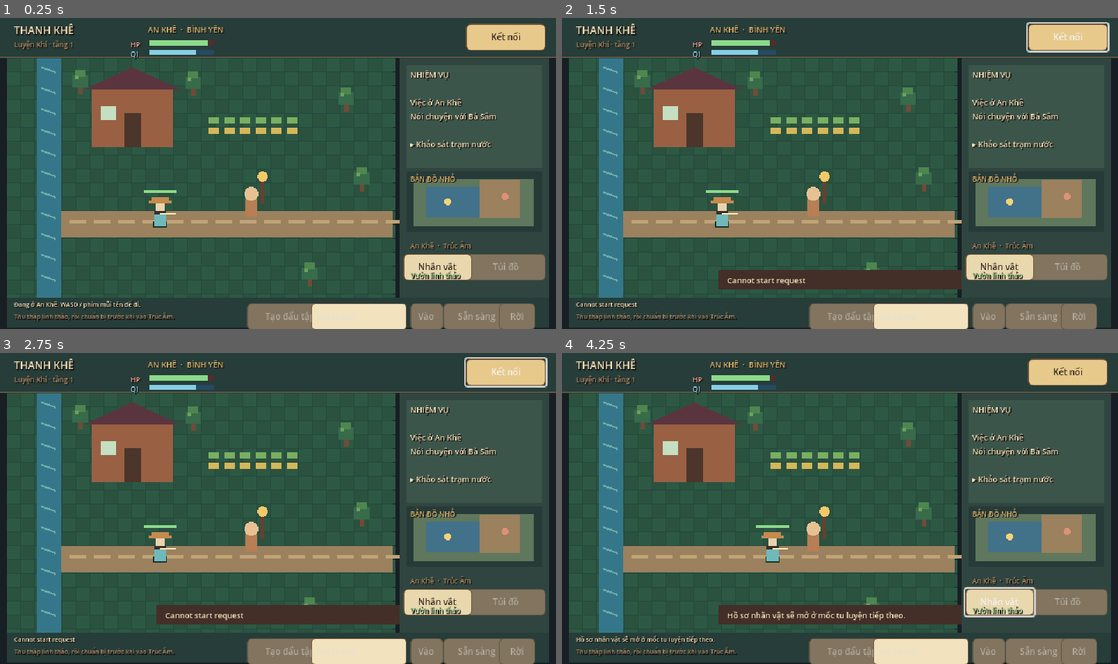
Above: before the commit, frames 1-4 (two rows, left to right).
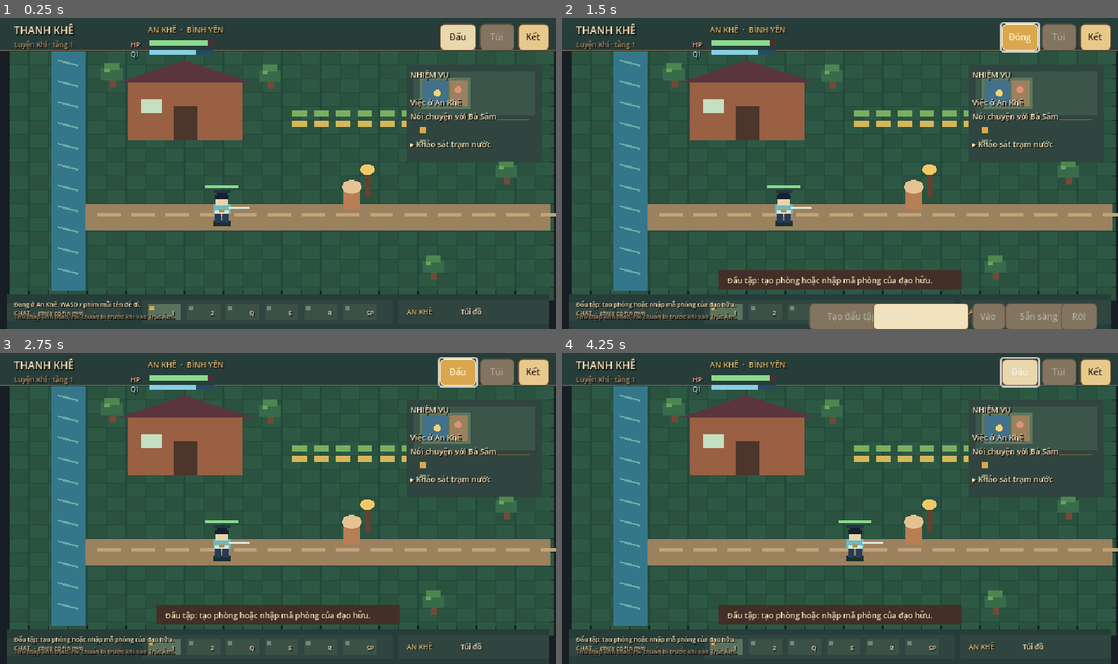
Above: after the commit, the same moments.

Repository: Vu-PTIT/tutien
Game: Godot game, scene res://scenes/main.tscn
Two runs of this game, one before a commit and one after it. Both use one fixed random seed, a clock stepped at 60 frames per second and the inputs below.
Inputs (mouse positions are in pixels of both pictures, inside the frame that each line leads up to):
- Up to frame 1 (0.25 s): no input
- Up to frame 2 (1.5 s): click "Kết nối" (after the commit: "Kết") at 0.5 s; click (1017, 36) at 1.25 s, where only the run after the commit has a clickable "Đấu"
- Up to frame 3 (2.75 s): click (455, 371) at 2 s, where only the run after the commit has a clickable "Đóng"
- Up to frame 4 (4.25 s): click (1001, 601) at 2.75 s, where only the run before the commit has a clickable "Nhân vật"; tap Enter at 3.5 s; move the mouse to (962, 492) at 3.52 s; hold Right (ui_right) from 3.53 s (still down); tap J at 3.6 s; click (962, 492) at 3.67 s; tap Space at 3.77 s

The runs differ from the first frame. In frame 1, 34% of the frame differs, in the area x 0-100%, y 1-100%; in frame 2, 30%; in frame 3, 34%; in frame 4, 34%.

Commit message:
ui: align world and combat HUD with original concept sheet

Diff:
--- a/client/scripts/main.gd
+++ b/client/scripts/main.gd
@@ -7,7 +7,8 @@
 ## First playable shell for the visual bible:
 ## 2D pixel top-down/3-4, An Khê as a warm hub, Trúc Âm as the combat field.
 ## The map art is procedural for now so the product can run without imported art.
-const WORLD_RECT := Rect2(8, 48, 444, 276)
+const WORLD_RECT := Rect2(8, 40, 624, 280)
+const MAP_SOURCE_RECT := Rect2(8, 48, 444, 276)
 const SPEED: float = 180.0
 const LOGICAL_WORLD := Vector2(960, 540)
 const INK := Color("#33271f")
@@ -21,6 +22,7 @@
 var quest_label: Label
 var room: LineEdit
 var connect_button: Button
+var sparring_button: Button
 var create_button: Button
 var join_button: Button
 var ready_button: Button
@@ -98,18 +100,15 @@
 	_label("Luyện Khí · tầng 1", Vector2(16, 26), Vector2(125, 13), 8, MUTED)
 	_label("HP", Vector2(150, 26), Vector2(18, 12), 8, Color("#ffb09b"))
 	_label("QI", Vector2(150, 37), Vector2(18, 12), 8, Color("#94d9ed"))
-	connect_button = _button("Kết nối", Vector2(536, 8), Vector2(92, 22), _connect_backend, true)
+	sparring_button = _button("Đấu", Vector2(506, 8), Vector2(42, 22), _toggle_sparring)
+	connect_button = _button("Kết", Vector2(596, 8), Vector2(36, 22), _connect_backend, true)
 	inventory_panel = Inventory.new()
 	inventory_panel.api = api
 	add_child(inventory_panel)
-	inventory_button = _button("Túi đồ", Vector2(536, 273), Vector2(92, 24), inventory_panel.open_inventory, true)
-	_button("Nhân vật", Vector2(464, 273), Vector2(66, 24), func() -> void: _show_toast("Hồ sơ nhân vật sẽ mở ở mốc tu luyện tiếp theo."))
+	inventory_button = _button("Túi", Vector2(552, 8), Vector2(40, 22), inventory_panel.open_inventory, true)
 
 	# Right rail: current objective and compact minimap are readable at 640×360.
 	quest_label = _label("NHIỆM VỤ\n\nViệc ở An Khê\nNói chuyện với Bà Sâm\n\n▸ Khảo sát trạm nước", Vector2(472, 60), Vector2(154, 112), 9, PAPER)
-	_label("BẢN ĐỒ NHỎ", Vector2(472, 181), Vector2(120, 14), 8, Color("#d9b46c"))
-	_label("An Khê  ·  Trúc Âm", Vector2(472, 258), Vector2(154, 13), 8, MUTED)
-	_label("Vườn linh thảo", Vector2(472, 292), Vector2(154, 13), 8, Color("#b7d79d"))
 
 	# Online sparring remains part of the product, but lives in a slim bottom dock.
 	status_label = _label("Đang ở An Khê. WASD / phím mũi tên để đi.", Vector2(16, 326), Vector2(260, 12), 7, PAPER)
@@ -125,6 +124,11 @@
 	join_button = _button("Vào", Vector2(472, 330), Vector2(34, 20), _join_match)
 	ready_button = _button("Sẵn sàng", Vector2(510, 330), Vector2(60, 20), _ready_match)
 	leave_button = _button("Rời", Vector2(574, 330), Vector2(42, 20), _leave_match)
+	create_button.visible = false
+	room.visible = false
+	join_button.visible = false
+	ready_button.visible = false
+	leave_button.visible = false
 
 	var identity_path := "user://identity.cfg"
 	for argument in OS.get_cmdline_user_args():
@@ -147,7 +151,8 @@
 	var in_match := not api.match_id.is_empty()
 	inventory_button.disabled = busy or api.token.is_empty() or in_match
 	connect_button.disabled = busy or _connected()
-	connect_button.text = "Đã kết nối" if _connected() else "Kết nối"
+	connect_button.text = "OK" if _connected() else "Kết"
+	sparring_button.disabled = busy
 	create_button.disabled = busy or not _connected() or in_match
 	join_button.disabled = create_button.disabled
 	ready_button.disabled = busy or not _connected() or not in_match or api.snapshot.get("phase", "") != "waiting"
@@ -193,20 +198,35 @@
 		toast_until -= delta
 	queue_redraw()
 
+func _toggle_sparring() -> void:
+	var show_controls := not create_button.visible
+	create_button.visible = show_controls
+	room.visible = show_controls
+	join_button.visible = show_controls
+	ready_button.visible = show_controls
+	leave_button.visible = show_controls
+	sparring_button.text = "Đóng" if show_controls else "Đấu"
+	if show_controls:
+		_show_toast("Đấu tập: tạo phòng hoặc nhập mã phòng của đạo hữu.")
+
 func _world_to_screen(value: Vector2) -> Vector2:
 	return Vector2(WORLD_RECT.position.x + value.x / LOGICAL_WORLD.x * WORLD_RECT.size.x, WORLD_RECT.position.y + value.y / LOGICAL_WORLD.y * WORLD_RECT.size.y)
 
 func _draw_player(at: Vector2, color: Color, hp: int, facing: Vector2, mode: String) -> void:
-	# Chunky sprite proxy; real sprite sheets can replace this without changing the UI/API.
-	draw_rect(Rect2(at + Vector2(-8, 9), Vector2(16, 7)), Color("#19312d"))
-	draw_rect(Rect2(at + Vector2(-7, -3), Vector2(14, 17)), color)
-	draw_rect(Rect2(at + Vector2(-7, -3), Vector2(14, 4)), Color("#3c2d27"))
-	draw_rect(Rect2(at + Vector2(-5, -12), Vector2(10, 9)), Color("#ead3ae"))
-	draw_rect(Rect2(at + Vector2(-10, -19), Vector2(20, 5)), Color("#c58a4e"))
-	draw_rect(Rect2(at + Vector2(-13, -15), Vector2(26, 3)), Color("#c58a4e"))
+	# Temporary 32×48 pixel sprite proxy; the combat/API contract is independent of art assets.
+	draw_rect(Rect2(at + Vector2(-10, 14), Vector2(20, 6)), Color("#19312d"))
+	draw_rect(Rect2(at + Vector2(-8, 2), Vector2(7, 14)), Color("#263a59"))
+	draw_rect(Rect2(at + Vector2(1, 2), Vector2(7, 14)), Color("#263a59"))
+	draw_rect(Rect2(at + Vector2(-10, -5), Vector2(20, 11)), color)
+	draw_rect(Rect2(at + Vector2(-8, 2), Vector2(16, 4)), Color("#d7e4dc"))
+	draw_rect(Rect2(at + Vector2(-3, 1), Vector2(6, 3)), Color("#b9893c"))
+	draw_rect(Rect2(at + Vector2(-7, -15), Vector2(14, 11)), Color("#ead3ae"))
+	draw_rect(Rect2(at + Vector2(-8, -16), Vector2(16, 5)), Color("#18202d"))
+	draw_rect(Rect2(at + Vector2(-6, -20), Vector2(12, 6)), Color("#18202d"))
+	draw_rect(Rect2(at + Vector2(-10, -21), Vector2(20, 3)), Color("#243346"))
 	draw_rect(Rect2(at + Vector2(-19, -27), Vector2(38, 3)), Color("#512c30"))
 	draw_rect(Rect2(at + Vector2(-19, -27), Vector2(38.0 * clampf(float(hp) / 100.0, 0.0, 1.0), 3)), Color("#8cda8b"))
-	draw_line(at, at + facing.normalized() * 18, Color("#fff0bb"), 2)
+	draw_line(at + Vector2(8, -1), at + facing.normalized() * 24 + Vector2(8, -1), Color("#d7e4dc"), 2)
 	if mode in ["windup", "active"]:
 		var angle := facing.angle()
 		draw_arc(at, 28, angle - PI / 3, angle + PI / 3, 12, Color("#ffdc7d") if mode == "active" else Color("#b28a4b"), 2)
@@ -221,6 +241,22 @@
 func _ui_text(text: String, at: Vector2, size: int = 9, color: Color = PAPER) -> void:
 	draw_string(ThemeDB.fallback_font, at + Vector2(1, 1), text, HORIZONTAL_ALIGNMENT_LEFT, -1, size, Color("#1a1714"))
 	draw_string(ThemeDB.fallback_font, at, text, HORIZONTAL_ALIGNMENT_LEFT, -1, size, color)
+
+func _draw_hotbar_overlay() -> void:
+	var panel := Color("#30453f")
+	var slot := Color("#59725c")
+	draw_rect(Rect2(8, 330, 132, 20), panel)
+	_ui_text("CHAT  ·  chưa có tin mới", Vector2(16, 344), 7, Color("#c8b18c"))
+	draw_rect(Rect2(164, 326, 288, 28), panel)
+	var hotbar_labels := ["1", "2", "Q", "E", "R", "SP"]
+	for index in range(6):
+		var slot_rect := Rect2(170 + index * 45, 331, 38, 18)
+		draw_rect(slot_rect, slot if index == 0 else Color("#3b5148"))
+		draw_rect(Rect2(slot_rect.position + Vector2(2, 2), Vector2(5, 5)), Color("#d9a84e") if index == 0 else Color("#6f8a70"))
+		_ui_text(hotbar_labels[index], slot_rect.position + Vector2(27, 13), 7, PAPER)
+	draw_rect(Rect2(458, 326, 174, 28), panel)
+	_ui_text("AN KHÊ", Vector2(468, 343), 8, Color("#d9b46c"))
+	_ui_text("Túi đồ", Vector2(530, 343), 8, PAPER)
 
 func _draw_editor_ui_preview() -> void:
 	# The editor does not instantiate runtime Controls, so mirror the final HUD here.
@@ -263,26 +299,14 @@
 	draw_line(Vector2(478, 141), Vector2(612, 141), line, 1)
 	_ui_text("An Khê · bình yên", Vector2(478, 158), 7, Color("#a98b68"))
 
-	# Bottom-left collapsed chat and bottom-center six-slot hotbar.
-	draw_rect(Rect2(8, 330, 132, 20), panel)
-	_ui_text("CHAT  ·  chưa có tin mới", Vector2(16, 344), 7, Color("#c8b18c"))
-	draw_rect(Rect2(164, 326, 288, 28), panel)
-	var hotbar_labels := ["1", "2", "Q", "E", "R", "SP"]
-	for index in range(6):
-		var slot_rect := Rect2(170 + index * 45, 331, 38, 18)
-		draw_rect(slot_rect, slot if index == 0 else Color("#3b5148"))
-		draw_rect(Rect2(slot_rect.position + Vector2(2, 2), Vector2(5, 5)), Color("#d9a84e") if index == 0 else Color("#6f8a70"))
-		_ui_text(hotbar_labels[index], slot_rect.position + Vector2(27, 13), 7, PAPER)
-	draw_rect(Rect2(458, 326, 174, 28), panel)
-	_ui_text("AN KHÊ", Vector2(468, 343), 8, Color("#d9b46c"))
-	_ui_text("Túi đồ", Vector2(530, 343), 8, PAPER)
-
 func _draw() -> void:
 	# Wood frame and paper-like UI surfaces.
 	draw_rect(Rect2(0, 0, 640, 360), Color("#171f24"))
-	draw_rect(Rect2(0, 0, 640, 48), Color("#263d39"))
-	draw_line(Vector2(0, 47), Vector2(640, 47), Color("#8a6847"), 1)
-	draw_rect(WORLD_RECT, Color("#23483d"))
+	draw_rect(Rect2(0, 0, 640, 40), Color("#263d39"))
+	draw_line(Vector2(0, 39), Vector2(640, 39), Color("#8a6847"), 1)
+	# The world is a full-screen field. Source art is scaled horizontally until real 32×32 tiles arrive.
+	draw_set_transform(Vector2(0, -8), 0.0, Vector2(1.4, 1.0))
+	draw_rect(MAP_SOURCE_RECT, Color("#23483d"))
 	for x in range(8, 452, 16):
 		for y in range(48, 324, 16):
 			var checker := int((x / 16) + (y / 16))
@@ -304,21 +328,24 @@
 	draw_circle(Vector2(302, 184), 6, Color("#f3c968"))
 	draw_rect(Rect2(282, 210, 14, 20), Color("#b87e54"))
 	draw_circle(Vector2(289, 204), 8, Color("#e6c293"))
-	# Right-side panels and minimap.
-	draw_rect(Rect2(460, 48, 172, 276), Color("#30453f"))
-	draw_rect(Rect2(468, 56, 156, 118), Color("#3c554a"))
-	draw_rect(Rect2(468, 178, 156, 70), Color("#263b38"))
-	draw_rect(Rect2(476, 187, 138, 54), Color("#5e775d"))
-	draw_rect(Rect2(490, 196, 62, 35), Color("#42718a"))
-	draw_rect(Rect2(552, 188, 46, 44), Color("#9b815e"))
-	draw_circle(Vector2(515, 213), 4, Color("#f2d479"))
-	draw_circle(Vector2(581, 207), 4, Color("#df9176"))
+	draw_set_transform(Vector2.ZERO, 0.0, Vector2.ONE)
+	# Overlay panels: minimap and quest tracker float above the map like the original concept.
+	draw_rect(Rect2(468, 55, 156, 112), Color("#30453f"))
+	draw_rect(Rect2(476, 63, 140, 50), Color("#3c554a"))
+	draw_rect(Rect2(483, 70, 58, 36), Color("#5e775d"))
+	draw_rect(Rect2(486, 73, 30, 30), Color("#42718a"))
+	draw_rect(Rect2(517, 73, 21, 30), Color("#9b815e"))
+	draw_circle(Vector2(503, 88), 4, Color("#f2d479"))
+	draw_circle(Vector2(527, 84), 4, Color("#df9176"))
+	draw_line(Vector2(483, 119), Vector2(609, 119), Color("#8a6847"), 1)
+	draw_rect(Rect2(483, 127, 7, 7), Color("#d9a84e"))
+	draw_rect(Rect2(483, 141, 7, 7), Color("#6f8a70"))
 	# HUD bars and bottom dock.
 	draw_rect(Rect2(172, 27, 74, 6), Color("#512c30"))
 	draw_rect(Rect2(172, 27, 67, 6), Color("#8cda8b"))
 	draw_rect(Rect2(172, 38, 74, 6), Color("#254b62"))
 	draw_rect(Rect2(172, 38, 53, 6), Color("#86cfe4"))
-	draw_rect(Rect2(8, 324, 624, 34), Color("#263d39"))
+	draw_rect(Rect2(8, 320, 624, 40), Color("#263d39"))
 	# Player or server-authoritative fighters.
 	if api == null or api.match_id.is_empty():
 		_draw_player(_world_to_screen(player_position), Color("#70b9ba"), 100, Vector2.RIGHT, "idle")
@@ -329,6 +356,7 @@
 		draw_rect(Rect2(wall_pos, wall_size), Color("#7b8179"))
 		for p: Dictionary in api.snapshot.get("players", []):
 			_draw_player(_world_to_screen(render_positions.get(p.id, Vector2(p.x, p.y))), Color("#70b9ba") if p.id == user_id else Color("#df9176"), int(p.hp), Vector2(p.faceX, p.faceY), str(p.mode))
+	_draw_hotbar_overlay()
 	if Engine.is_editor_hint():
 		_draw_editor_ui_preview()
 	if toast_until > 0.0:
